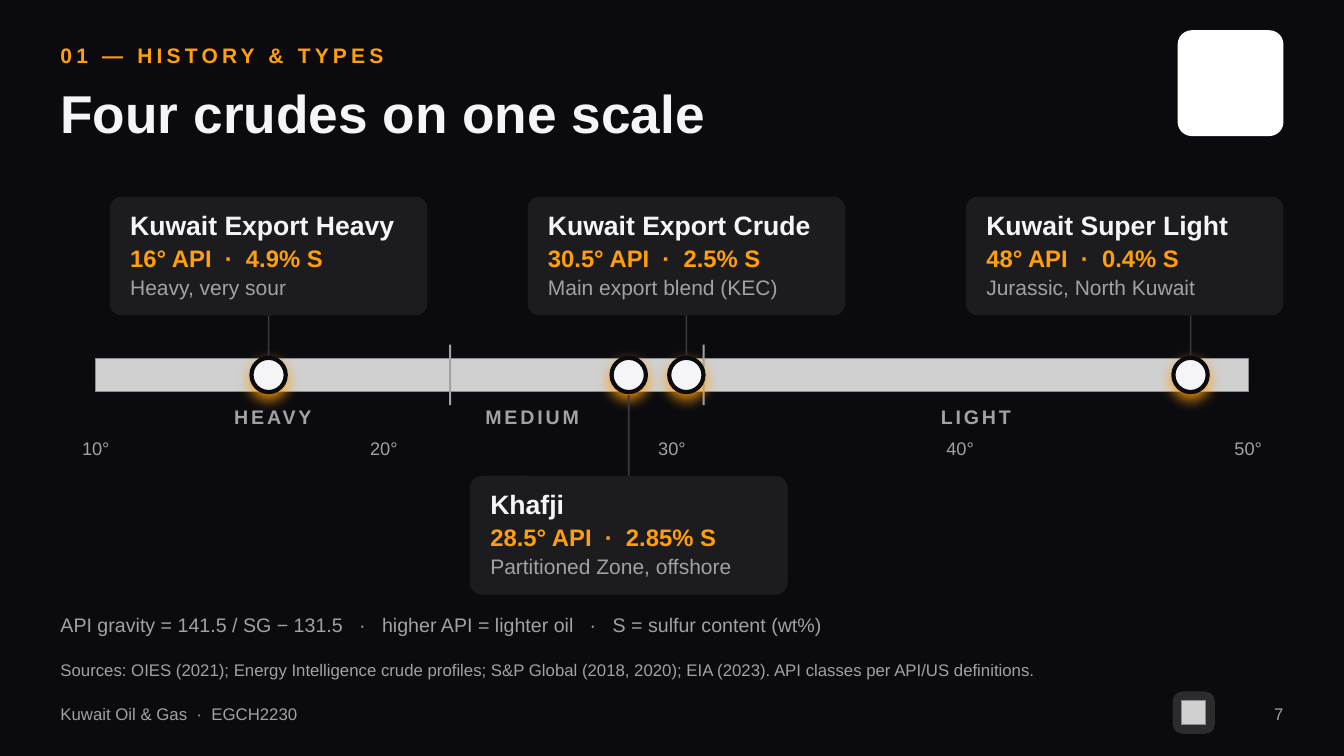
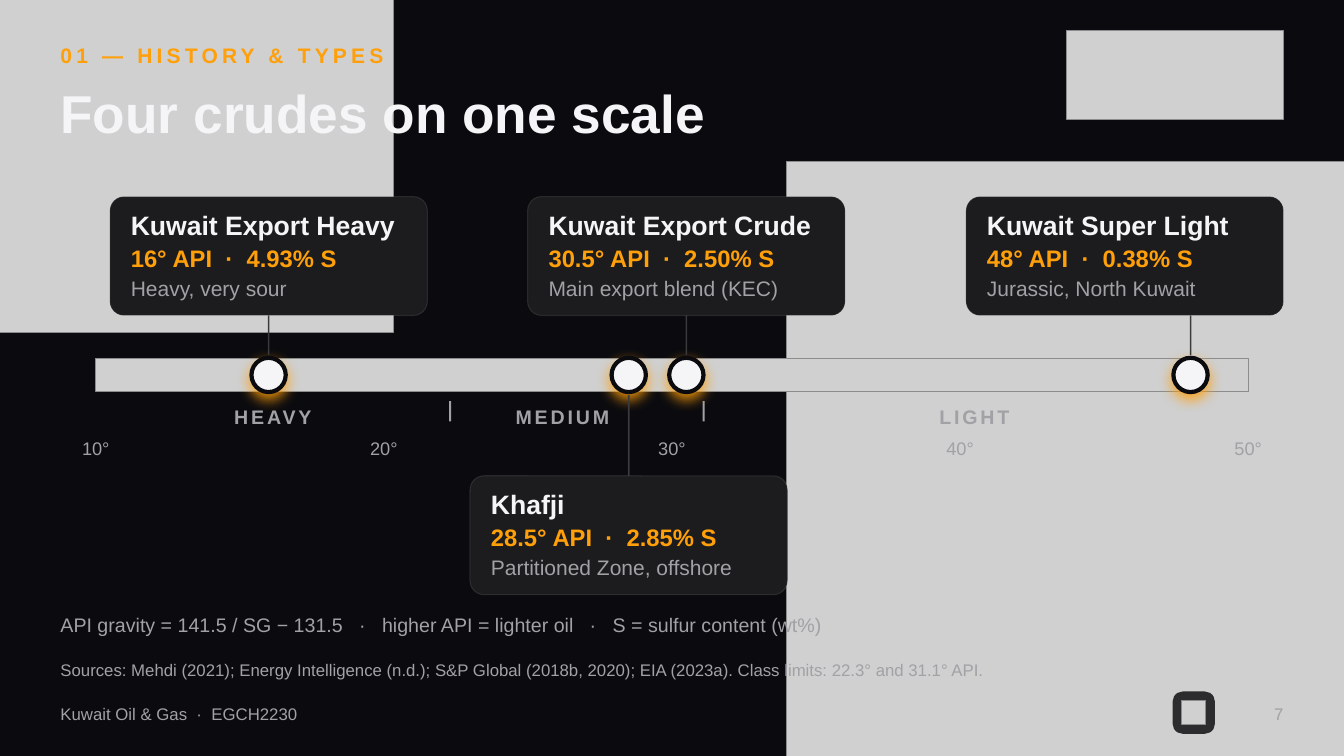
Before and after one commit to 0ceanmind/shahad-research, a slide deck: slide 7 of Kuwait_Oil_and_Gas_Presentation.pptx. Drawn at 1344x756 pixels with LibreOffice and Linux fonts; fonts in the diff are those of the drawing; grey boxes stand for pictures; background and template pictures are left out. Boxes give left, top, right and bottom in pixels: in the first picture for what was removed or moved away, otherwise in the second. Text is boxed around its words. In the diff, an @@ line names an element or a change of style, - is before the commit and + after.

```diff
--- a/Kuwait_Oil_and_Gas_Presentation.pptx
+++ b/Kuwait_Oil_and_Gas_Presentation.pptx
@@ picture added at [0,0,393,333] @@
@@ picture added at [1067,30,1284,120] @@
@@ rounded rectangle removed at [1178,30,1284,136] @@
@@ title "Four crudes on one scale" rewrapped from [60,94,705,134] to [60,86,705,145] @@
@@ picture added at [786,161,1344,756] @@
@@ outline none to #FFFFFF 0.75 pt; proportions changed in 4 elements at [470,476,787,595], [527,197,845,316], [110,197,427,316], [966,197,1284,316] @@
@@ text in rounded rectangle at [131,250,337,268]: text changed @@
-16° API · 4.9% S
+16° API · 4.93% S
@@ text in rounded rectangle at [549,250,774,268]: text changed @@
-30.5° API · 2.5% S
+30.5° API · 2.50% S
@@ text in rounded rectangle at [987,250,1193,268]: text changed @@
-48° API · 0.4% S
+48° API · 0.38% S
@@ text "HEAVY" rewrapped from [96,405,451,441] to [152,405,394,441] @@
@@ text "MEDIUM": place and size @@
-text "MEDIUM" at [485,410,579,424]
+text "MEDIUM" at [516,410,610,424]
@@ rectangle: place and size @@
-rectangle at [450,345,452,405]
+rectangle at [450,401,452,421]
@@ rectangle: place and size @@
-rectangle at [703,345,705,405]
+rectangle at [703,401,705,421]
@@ text at [60,663,983,681]: text changed @@
-Sources: OIES (2021); Energy Intelligence crude profiles; S&P Global (2018, 2020); EIA (2023). API classes per API/US definitions.
+Sources: Mehdi (2021); Energy Intelligence (n.d.); S&P Global (2018b, 2020); EIA (2023a). Class limits: 22.3° and 31.1° API.
```
Also in this commit, not shown: 27 other slides changed, 5 slides added, 12 other files.
